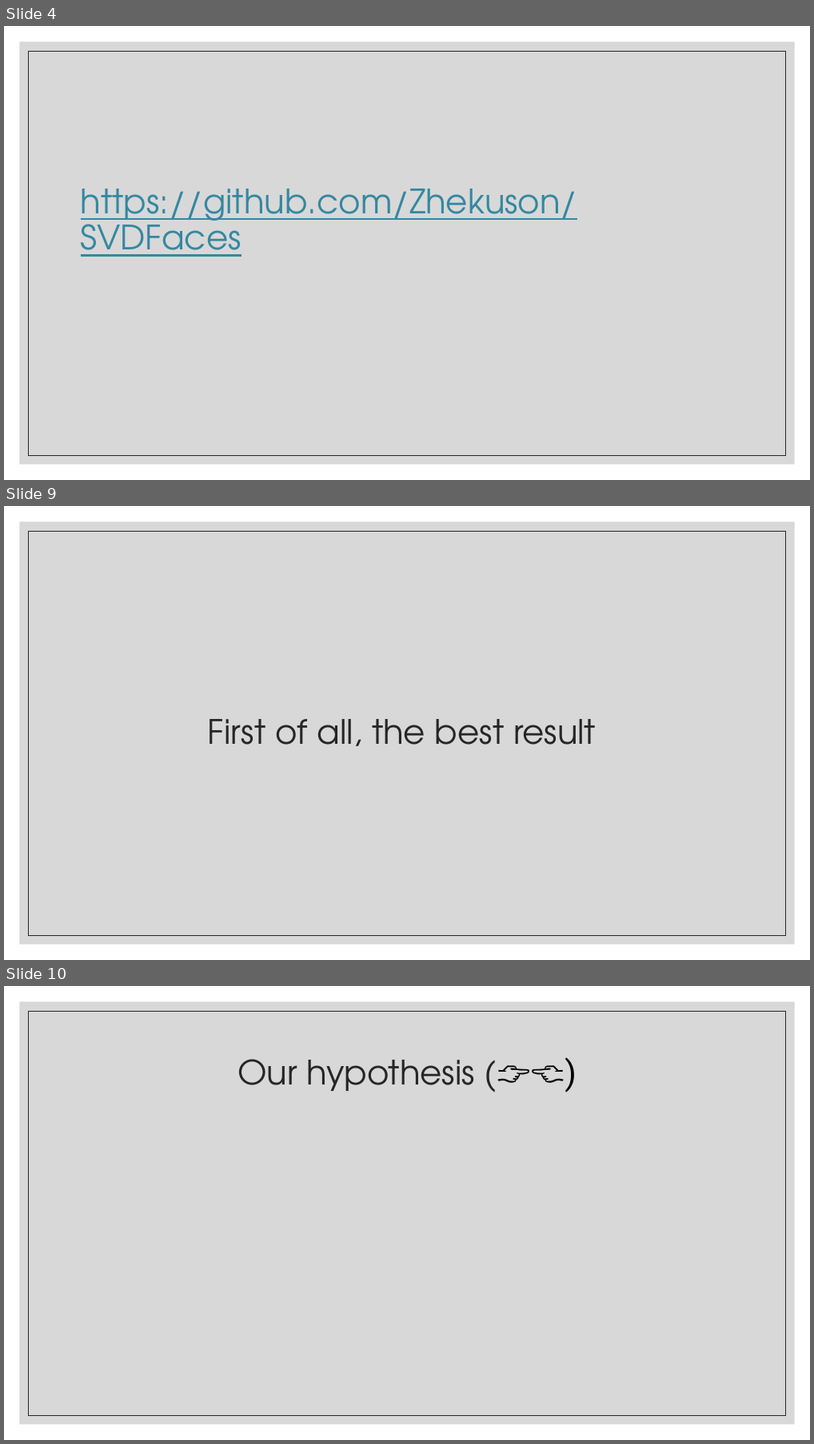
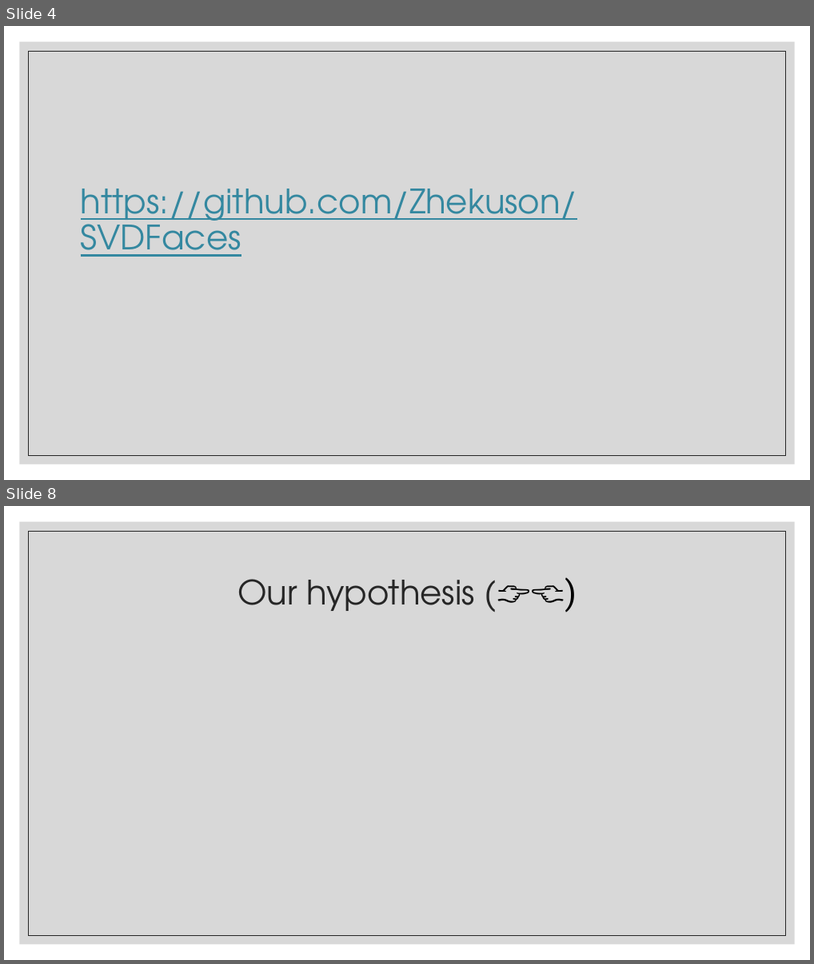
Before and after one commit to Zhekuson/SVDFaces, a slide deck: SVD for face recognition.pptx. Shown one above the other, each under a label of ours: slides 4, 9 and 10 before the commit, slides 4 and 8 after it; the slides between them are not shown. The pictures are 814x1444 and 814x964 pixels, drawn with LibreOffice and Linux fonts; fonts in the diff are those of the drawing; grey boxes stand for pictures. Boxes give left, top, right and bottom in pixels: in the first picture for what was removed or moved away, otherwise in the second. Text is boxed around its words. In the diff, an @@ line names an element or a change of style, - is before the commit and + after.

```diff
--- a/SVD for face recognition.pptx
+++ b/SVD for face recognition.pptx
@@ slide 9 removed at [4, 506, 810, 960], background #FFFFFF; not listed: 2 template elements that a slide beside it also shows @@
@@ title removed at [208, 719, 596, 746] @@
-First of all, the best result
@@ what was slide 10 is now slide 8 @@
```
Also in this commit, not shown: 9 slides changed, 1 other slide removed, 5 other files.
